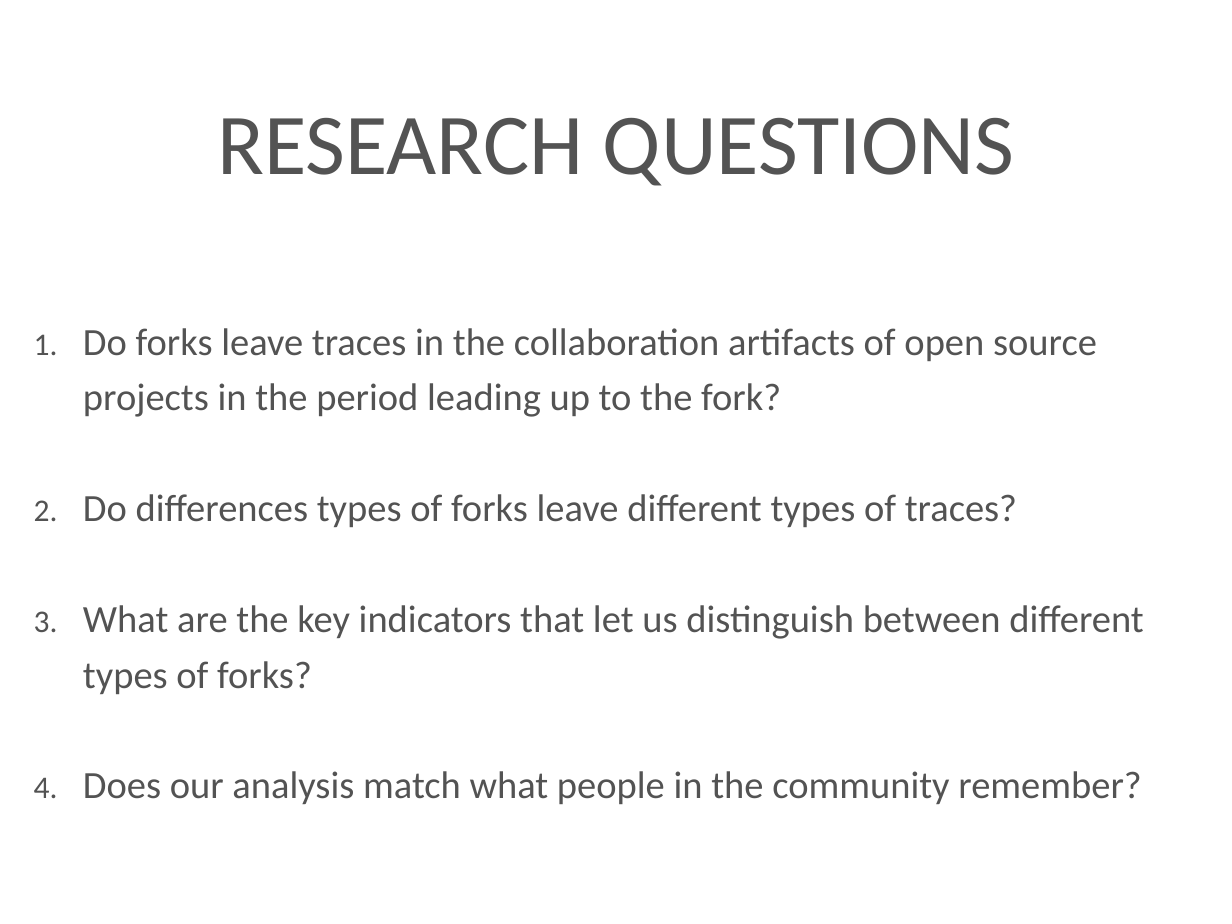
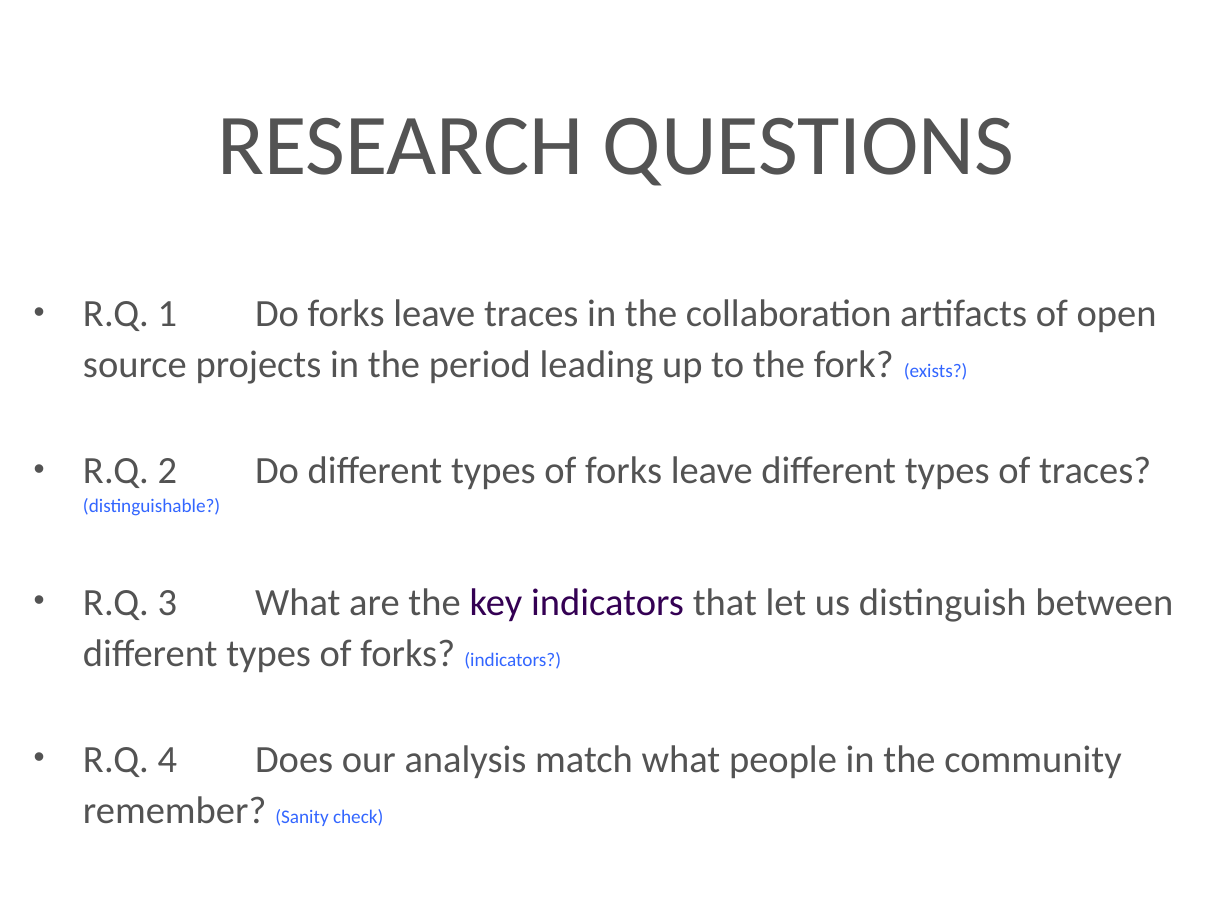
Before and after one commit to azarbakht/prelim_slides, a slide deck: slide 9 of Prelim_Slides_Amir.ppt (slide 7 before the commit). Drawn at 1232x924 pixels with LibreOffice and Linux fonts; fonts in the diff are those of the drawing; background and template pictures are left out. Boxes give left, top, right and bottom in pixels: in the first picture for what was removed or moved away, otherwise in the second. Text is boxed around its words. In the diff, an @@ line names an element or a change of style, - is before the commit and + after.

```diff
--- a/Prelim_Slides_Amir.ppt
+++ b/Prelim_Slides_Amir.ppt
@@ text at (83, 299, 1173, 826): text changed @@
-1. Do forks leave traces in the collaboration artifacts of open source projects in the period leading up to the fork?
-2. Do differences types of forks leave different types of traces?
-3. What are the key indicators that let us distinguish between different types of forks?
-4. Does our analysis match what people in the community remember?
+• R.Q. 1 Do forks leave traces in the collaboration artifacts of open source projects in the period leading up to the fork? (exists?)
+• R.Q. 2 Do different types of forks leave different types of traces? (distinguishable?)
+• R.Q. 3 What are the key indicators that let us distinguish between different types of forks? (indicators?)
+• R.Q. 4 Does our analysis match what people in the community remember? (Sanity check)
```
Also in this commit, not shown: 13 other slides changed, 4 slides added, 3 slides removed, 1 other file.
